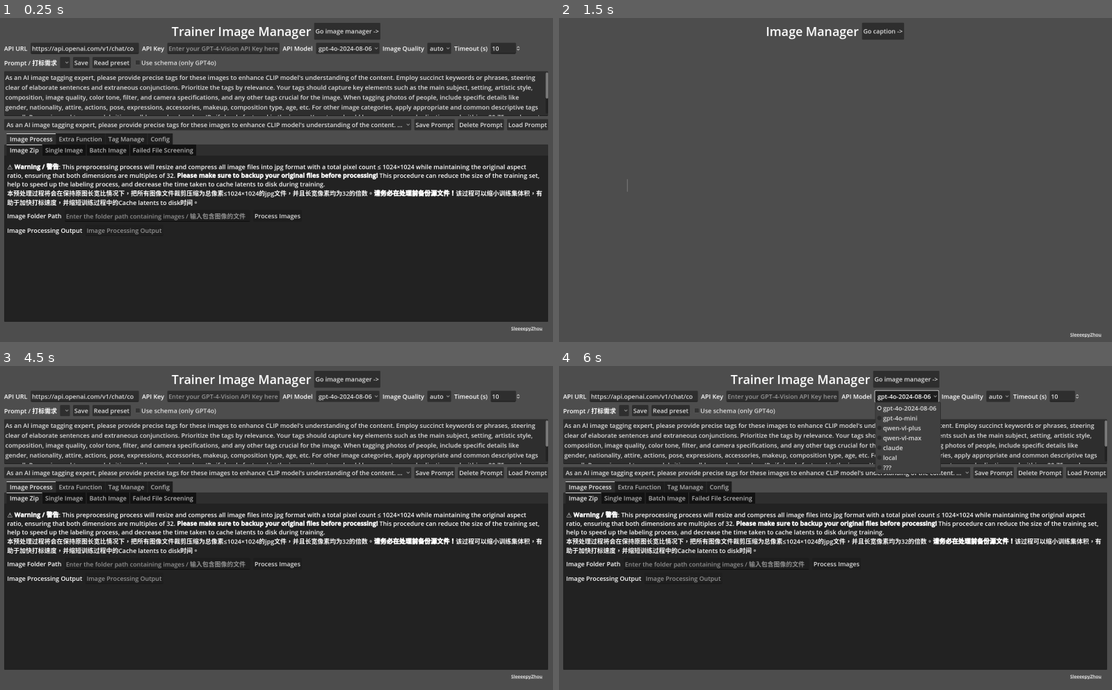
Above: before the commit, frames 1-4 (two rows, left to right).
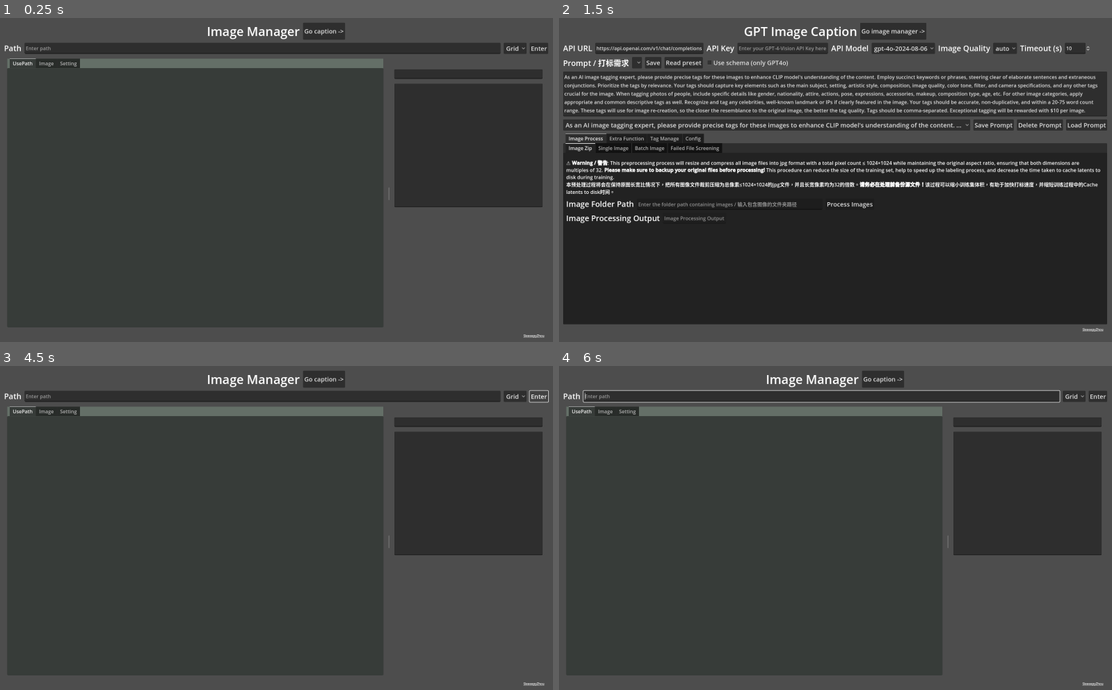
Above: after the commit, the same moments.

Repository: SleeeepyZhou/VLMCaption-TagCraft
Game: Godot game, scene res://Resources/main.tscn
Same seed, same stepped clock (60 frames per second), same inputs: the game is played once before the commit and once after it.
Inputs (mouse positions are in pixels of both pictures, inside the frame that each line leads up to):
- Up to frame 1 (0.25 s): no input
- Up to frame 2 (1.5 s): click (1073, 47) at 0.5 s, where only the run after the commit has a clickable "Grid"; click "Go image manager ->" (after the commit: "Go caption ->") at 1.25 s
- Up to frame 3 (4.5 s): click "Go caption ->" (after the commit: "Go image manager ->") at 2 s; click "Go image manager ->" (after the commit: "Go caption ->") at 2.75 s; click "Go caption ->" (after the commit: "Go image manager ->") at 3.5 s; click (536, 395) at 4.25 s, where only the run after the commit has a clickable "Enter"
- Up to frame 4 (6 s): click (1095, 395) at 5 s, where only the run after the commit has a clickable "Enter"; click (907, 395) at 5.75 s, where only the run before the commit has a clickable "gpt-4o-2024-08-06"

The runs differ from the first frame. In frame 1, 58% of the frame differs, in the area x 0-100%, y 1-99%; in frame 2, 72%; in frame 3, 58%; in frame 4, 58%.

Commit message:
Clean code, Optimize experience, New functional UI planning.

Diff:
--- a/Lib/GlobalLib.gd
+++ b/Lib/GlobalLib.gd
@@ -14,6 +14,7 @@
 func zerojson():
 	var prompt1 : String = "As an AI image tagging expert, please provide precise tags for these images to enhance CLIP mo …(1023 unchanged characters)…
 	var zero_data = {
+				"userpath" : [],
 				"setting" : {},
 				"preset" : {},
 				"api" : {
--- a/Lib/ImageManager/ImageManager.gd
+++ b/Lib/ImageManager/ImageManager.gd
@@ -1,7 +1,26 @@
-extends MarginContainer
+extends HSplitContainer
 
 func _on_thank_meta_clicked(meta):
 	OS.shell_open(meta)
 
-func _ready():
+func _on_path_text_changed(new_text):
 	pass # Replace with function body.
+
+func _on_enter_pressed():
+	pass # Replace with function body.
+
+func _on_show_mod_item_selected(index):
+	pass # Replace with function body.
+
+func _on_backpath_text_changed(new_text):
+	pass # Replace with function body.
+
+func _on_set_color_color_changed(color):
+	pass # Replace with function body.
+
+func _on_set_back_button_up():
+	$FileShow/Backpic
+	$FileShow/Background
+
+const v_unit = "res://Lib/ImageManager/image_v_unit.tscn"
+const h_unit = "res://Lib/ImageManager/image_#_unit.tscn"
--- /dev/null
+++ b/Lib/ImageManager/image_#_unit.tscn
@@ -0,0 +1,14 @@
+[gd_scene format=3 uid="uid://b3xxp3mm3bm1i"]
+
+[node name="Image#Unit" type="VBoxContainer"]
+anchors_preset = 15
+anchor_right = 1.0
+anchor_bottom = 1.0
+grow_horizontal = 2
+grow_vertical = 2
+
+[node name="TextureRect" type="TextureRect" parent="."]
+layout_mode = 2
+
+[node name="Label" type="Label" parent="."]
+layout_mode = 2
--- /dev/null
+++ b/Lib/ImageManager/image_v_unit.tscn
@@ -0,0 +1,20 @@
+[gd_scene format=3 uid="uid://cye0tpiqmt5o5"]
+
+[node name="ImageVUnit" type="HBoxContainer"]
+anchors_preset = 15
+anchor_right = 1.0
+anchor_bottom = 1.0
+grow_horizontal = 2
+grow_vertical = 2
+
+[node name="TextureRect" type="TextureRect" parent="."]
+layout_mode = 2
+
+[node name="VBoxContainer" type="VBoxContainer" parent="."]
+layout_mode = 2
+
+[node name="Label" type="Label" parent="VBoxContainer"]
+layout_mode = 2
+
+[node name="LineEdit" type="LineEdit" parent="VBoxContainer"]
+layout_mode = 2
--- a/Resources/main.tscn
+++ b/Resources/main.tscn
@@ -33,7 +33,6 @@
 stretch_mode = 6
 
 [node name="ImageManager" type="MarginContainer" parent="."]
-visible = false
 layout_mode = 1
 offset_right = 1800.0
 offset_bottom = 1080.0
@@ -42,45 +41,187 @@
 theme_override_constants/margin_top = 40
 theme_override_constants/margin_right = 20
 theme_override_constants/margin_bottom = 20
-script = ExtResource("3_ny3sl")
-
-[node name="Box" type="VBoxContainer" parent="ImageManager"]
-layout_mode = 2
-
-[node name="Buttun" type="HBoxContainer" parent="ImageManager/Box"]
+
+[node name="Main" type="VBoxContainer" parent="ImageManager"]
+layout_mode = 2
+
+[node name="Buttun" type="HBoxContainer" parent="ImageManager/Main"]
 layout_mode = 2
 alignment = 1
 
-[node name="Label" type="Label" parent="ImageManager/Box/Buttun"]
+[node name="Label" type="Label" parent="ImageManager/Main/Buttun"]
 layout_mode = 2
 theme_override_font_sizes/font_size = 40
 text = "Image Manager"
 
-[node name="Go" type="Button" parent="ImageManager/Box/Buttun"]
+[node name="Go" type="Button" parent="ImageManager/Main/Buttun"]
 layout_mode = 2
 text = "Go caption ->"
 
-[node name="Main" type="HSplitContainer" parent="ImageManager/Box"]
-layout_mode = 2
-size_flags_vertical = 3
-
-[node name="VBoxContainer" type="VBoxContainer" parent="ImageManager/Box/Main"]
-custom_minimum_size = Vector2(200, 0)
-layout_mode = 2
-
-[node name="VBoxContainer2" type="VBoxContainer" parent="ImageManager/Box/Main"]
-layout_mode = 2
-
-[node name="Thank" type="RichTextLabel" parent="ImageManager/Box"]
-custom_minimum_size = Vector2(120, 0)
+[node name="PathBox" type="HBoxContainer" parent="ImageManager/Main"]
+layout_mode = 2
+
+[node name="Label" type="Label" parent="ImageManager/Main/PathBox"]
+layout_mode = 2
+text = "Path"
+
+[node name="Path" type="LineEdit" parent="ImageManager/Main/PathBox"]
+layout_mode = 2
+size_flags_horizontal = 3
+placeholder_text = "Enter path"
+
+[node name="ShowMod" type="OptionButton" parent="ImageManager/Main/PathBox"]
+layout_mode = 2
+item_count = 2
+selected = 0
+popup/item_0/text = "Grid"
+popup/item_0/id = 0
+popup/item_1/text = "List"
+popup/item_1/id = 1
+
+[node name="Enter" type="Button" parent="ImageManager/Main/PathBox"]
+layout_mode = 2
+text = "Enter"
+
+[node name="Main" type="HSplitContainer" parent="ImageManager/Main"]
+layout_mode = 2
+size_flags_vertical = 3
+script = ExtResource("3_ny3sl")
+
+[node name="FileShow" type="MarginContainer" parent="ImageManager/Main/Main"]
+custom_minimum_size = Vector2(100, 0)
+layout_mode = 2
+size_flags_horizontal = 3
+mouse_filter = 2
+theme_override_constants/margin_top = 5
+
+[node name="Backpic" type="TextureRect" parent="ImageManager/Main/Main/FileShow"]
+layout_mode = 2
+expand_mode = 2
+stretch_mode = 6
+
+[node name="Background" type="ColorRect" parent="ImageManager/Main/Main/FileShow"]
+layout_mode = 2
+color = Color(0.780392, 1, 0.835294, 0.196078)
+
+[node name="TabContainer" type="TabContainer" parent="ImageManager/Main/Main/FileShow"]
+layout_mode = 2
+
+[node name="UsePath" type="MarginContainer" parent="ImageManager/Main/Main/FileShow/TabContainer"]
+layout_mode = 2
+theme_override_constants/margin_top = 10
+
+[node name="UsePath" type="ScrollContainer" parent="ImageManager/Main/Main/FileShow/TabContainer/UsePath"]
+layout_mode = 2
+horizontal_scroll_mode = 0
+
+[node name="UsePathBox" type="VBoxContainer" parent="ImageManager/Main/Main/FileShow/TabContainer/UsePath/UsePath"]
+layout_mode = 2
+size_flags_horizontal = 3
+size_flags_vertical = 3
+
+[node name="Image" type="MarginContainer" parent="ImageManager/Main/Main/FileShow/TabContainer"]
+visible = false
+layout_mode = 2
+theme_override_constants/margin_top = 10
+
+[node name="Image#Box" type="ScrollContainer" parent="ImageManager/Main/Main/FileShow/TabContainer/Image"]
+layout_mode = 2
+horizontal_scroll_mode = 0
+
+[node name="Image#Box" type="GridContainer" parent="ImageManager/Main/Main/FileShow/TabContainer/Image/Image#Box"]
+layout_mode = 2
+size_flags_horizontal = 3
+size_flags_vertical = 3
+
+[node name="ImageVBox" type="ScrollContainer" parent="ImageManager/Main/Main/FileShow/TabContainer/Image"]
+visible = false
+layout_mode = 2
+horizontal_scroll_mode = 0
+
+[node name="ImageVBox" type="VBoxContainer" parent="ImageManager/Main/Main/FileShow/TabContainer/Image/ImageVBox"]
+layout_mode = 2
+size_flags_horizontal = 3
+size_flags_vertical = 3
+
+[node name="Setting" type="MarginContainer" parent="ImageManager/Main/Main/FileShow/TabContainer"]
+visible = false
+layout_mode = 2
+
+[node name="Settingbox" type="VBoxContainer" parent="ImageManager/Main/Main/FileShow/TabContainer/Setting"]
+layout_mode = 2
+
+[node name="Buttunbox" type="HBoxContainer" parent="ImageManager/Main/Main/FileShow/TabContainer/Setting/Settingbox"]
+layout_mode = 2
+mouse_filter = 2
+
+[node name="Label" type="Label" parent="ImageManager/Main/Main/FileShow/TabContainer/Setting/Settingbox/Buttunbox"]
+layout_mode = 2
+text = "Background Path: "
+
+[node name="Backpath" type="LineEdit" parent="ImageManager/Main/Main/FileShow/TabContainer/Setting/Settingbox/Buttunbox"]
+layout_mode = 2
+size_flags_horizontal = 3
+
+[node name="SetColor" type="ColorPickerButton" parent="ImageManager/Main/Main/FileShow/TabContainer/Setting/Settingbox/Buttunbox"]
+layout_mode = 2
+text = "Back"
+color = Color(0.780392, 1, 0.835294, 0.196078)
+
+[node name="SetBack" type="Button" parent="ImageManager/Main/Main/FileShow/TabContainer/Setting/Settingbox/Buttunbox"]
+layout_mode = 2
+tooltip_text = "Enter image path in the pathbox to set background."
+text = "Set"
+
+[node name="InfoBox" type="ScrollContainer" parent="ImageManager/Main/Main"]
+layout_mode = 2
+horizontal_scroll_mode = 0
+
+[node name="Box" type="MarginContainer" parent="ImageManager/Main/Main/InfoBox"]
+custom_minimum_size = Vector2(500, 0)
+layout_mode = 2
+theme_override_constants/margin_left = 10
+theme_override_constants/margin_top = 10
+theme_override_constants/margin_bottom = 0
+
+[node name="Box" type="VBoxContainer" parent="ImageManager/Main/Main/InfoBox/Box"]
+layout_mode = 2
+size_flags_horizontal = 3
+size_flags_vertical = 3
+theme_override_constants/separation = 15
+
+[node name="Image" type="TextureRect" parent="ImageManager/Main/Main/InfoBox/Box/Box"]
+layout_mode = 2
+expand_mode = 5
+
+[node name="ColorBox" type="HBoxContainer" parent="ImageManager/Main/Main/InfoBox/Box/Box"]
+layout_mode = 2
+alignment = 1
+
+[node name="Filename" type="LineEdit" parent="ImageManager/Main/Main/InfoBox/Box/Box"]
+layout_mode = 2
+
+[node name="Caption" type="TextEdit" parent="ImageManager/Main/Main/InfoBox/Box/Box"]
+custom_minimum_size = Vector2(0, 400)
+layout_mode = 2
+size_flags_vertical = 3
+wrap_mode = 1
+autowrap_mode = 2
+scroll_smooth = true
+scroll_past_end_of_file = true
+
+[node name="Thank" type="RichTextLabel" parent="ImageManager/Main"]
+custom_minimum_size = Vector2(80, 0)
 layout_mode = 2
 size_flags_horizontal = 8
-theme_override_font_sizes/normal_font_size = 15
+size_flags_vertical = 8
+theme_override_font_sizes/normal_font_size = 10
 bbcode_enabled = true
 text = "[url=https://github.com/SleeeepyZhou]SleeeepyZhou[/url]"
 fit_content = true
 
 [node name="Captioner" type="MarginContainer" parent="."]
+visible = false
 layout_mode = 1
 offset_right = 1800.0
 offset_bottom = 1080.0
@@ -110,7 +251,7 @@
 [node name="Title" type="Label" parent="Captioner/Main/Demo/Buttun"]
 layout_mode = 2
 theme_override_font_sizes/font_size = 40
-text = "Trainer Image Manager"
+text = "GPT Image Caption"
 horizontal_alignment = 1
 
 [node name="Go" type="Button" parent="Captioner/Main/Demo/Buttun"]
@@ -790,10 +931,11 @@
 layout_mode = 2
 
 [node name="Thank" type="RichTextLabel" parent="Captioner/Main/Demo"]
-custom_minimum_size = Vector2(120, 0)
+custom_minimum_size = Vector2(80, 0)
 layout_mode = 2
 size_flags_horizontal = 8
-theme_override_font_sizes/normal_font_size = 15
+size_flags_vertical = 8
+theme_override_font_sizes/normal_font_size = 10
 bbcode_enabled = true
 text = "[url=https://github.com/SleeeepyZhou]SleeeepyZhou[/url]"
 fit_content = true
@@ -882,8 +1024,15 @@
 layout_mode = 2
 text = "Back to main ->"
 
-[connection signal="pressed" from="ImageManager/Box/Buttun/Go" to="." method="_on_gocaption_pressed"]
-[connection signal="meta_clicked" from="ImageManager/Box/Thank" to="ImageManager" method="_on_thank_meta_clicked"]
+[connection signal="pressed" from="ImageManager/Main/Buttun/Go" to="." method="_on_gocaption_pressed"]
+[connection signal="text_changed" from="ImageManager/Main/PathBox/Path" to="ImageManager/Main/Main" method="_on_path_text_changed"]
+[connection signal="text_submitted" from="ImageManager/Main/PathBox/Path" to="ImageManager/Main/Main" method="_on_enter_pressed"]
+[connection signal="item_selected" from="ImageManager/Main/PathBox/ShowMod" to="ImageManager/Main/Main" method="_on_show_mod_item_selected"]
+[connection signal="pressed" from="ImageManager/Main/PathBox/Enter" to="ImageManager/Main/Main" method="_on_enter_pressed"]
+[connection signal="text_changed" from="ImageManager/Main/Main/FileShow/TabContainer/Setting/Settingbox/Buttunbox/Backpath" to="ImageManager/Main/Main" method="_on_backpath_text_changed"]
+[connection signal="color_changed" from="ImageManager/Main/Main/FileShow/TabContainer/Setting/Settingbox/Buttunbox/SetColor" to="ImageManager/Main/Main" method="_on_set_color_color_changed"]
+[connection signal="button_up" from="ImageManager/Main/Main/FileShow/TabContainer/Setting/Settingbox/Buttunbox/SetBack" to="ImageManager/Main/Main" method="_on_set_back_button_up"]
+[connection signal="meta_clicked" from="ImageManager/Main/Thank" to="ImageManager/Main/Main" method="_on_thank_meta_clicked"]
 [connection signal="pressed" from="Captioner/Main/Demo/Buttun/Go" to="." method="_on_gomanager_pressed"]
 [connection signal="text_changed" from="Captioner/Main/Demo/ApiInput/ApiURL" to="Captioner/Main/Demo/ApiUtils" method="_on_api_url_text_changed"]
 [connection signal="toggled" from="Captioner/Main/Demo/SchemaBox/Schema" to="Captioner/Main/Demo/SchemaBox" method="_on_schema_toggled"]
--- a/Resources/main_theme.tres
+++ b/Resources/main_theme.tres
@@ -1,11 +1,12 @@
 [gd_resource type="Theme" format=3 uid="uid://cichl1ubkv6ux"]
 
 [resource]
-default_font_size = 20
 BoxContainer/constants/separation = 10
+Button/font_sizes/font_size = 20
 HSplitContainer/constants/autohide = 0
 HSplitContainer/constants/minimum_grab_thickness = 20
 HSplitContainer/constants/separation = 15
+Label/font_sizes/font_size = 25
 MarginContainer/constants/margin_bottom = 10
 MarginContainer/constants/margin_left = 10
 MarginContainer/constants/margin_right = 10
--- a/project.godot
+++ b/project.godot
@@ -15,6 +15,7 @@
 run/main_scene="res://Resources/main.tscn"
 config/features=PackedStringArray("4.2", "GL Compatibility")
 boot_splash/bg_color=Color(0.721569, 0.945098, 0.8, 1)
+boot_splash/show_image=false
 config/icon="res://Resources/hex.png"
 
 [autoload]
Binary file added: Resources/aiyinsitan.jpg
Not shown, added: .gitattributes
Not shown, added: .gitignore
